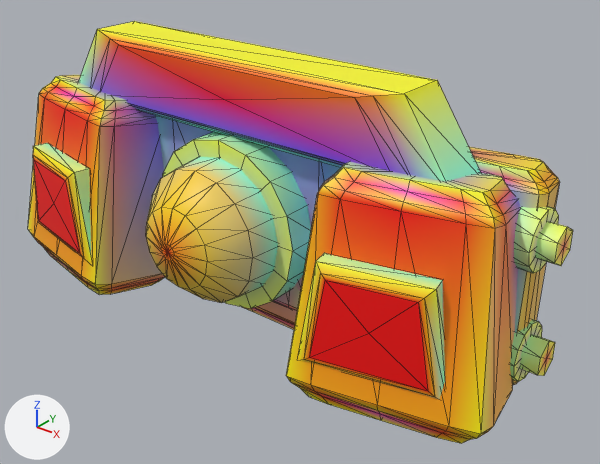
Before and after pictures for a commit that changed the glTF model models/parts/llm_gen_chest_armor_045_470b8e.glb.
One viewpoint serves both versions: a 50 mm lens placed at (30.6, -38.9, 23.1), pointed at (3.2, -4.7, 1.9). The lights are fixed; the arrows at lower left show +X, +Y and +Z. The first picture is the older version. Mesh edges are drawn as thin lines. Vertices at exactly the same position are counted once.

The first picture shows 'adapter_chest_lock_bolts_gold_r', 'adapter_pectoral_frame_r', 'adapter_sternum_collar_dark', 'collar_aero_spoiler_4_titanium_silver', 'intake_cowl_box_2_wing_white_l', 'intake_cowl_box_2_wing_white_r', 'intake_vane_fin_3_psycho_emerald_l', 'intake_vane_fin_3_psycho_emerald_r', 'reactor_core_orb_0_optic_cyan', 'reactor_gold_bezel_1_psycho_emerald' and 1 more.
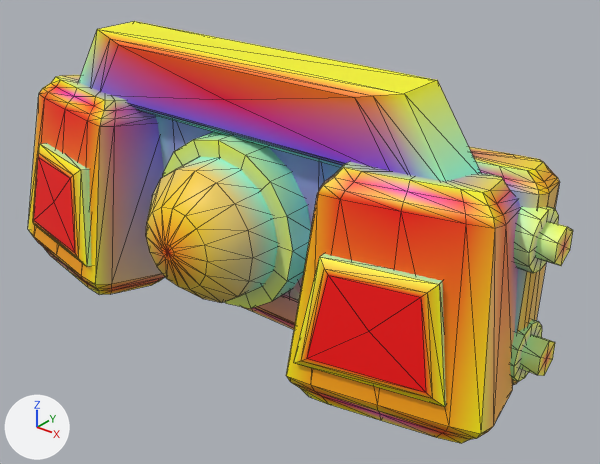
Location of each change, [x1, y1, x2, y2] in pixels of the pictures (600 x 464 px; the box of a moved part takes in the faces that stretch with it):
'intake_vane_fin_3_psycho_emerald_r', reshaped: before [299, 253, 445, 399]; after [294, 254, 446, 407]
'intake_vane_fin_3_psycho_emerald_l', reshaped: before [33, 143, 91, 263]; after [33, 143, 92, 267]
part 1 of me_intake_vane_fin_3_psycho_emerald_r, moved or reshaped: before [299, 253, 444, 397]; after [294, 254, 444, 398]
part 2 of me_intake_vane_fin_3_psycho_emerald_r, recoloured: before [302, 263, 445, 399]; after [295, 257, 446, 407]

The change, as a diff of the scene's bpy script:
```diff
--- a/models/parts/llm_gen_chest_armor_045_470b8e.glb.py
+++ b/models/parts/llm_gen_chest_armor_045_470b8e.glb.py
@@ me_intake_vane_fin_3_psycho_emerald_r @@
 # used by ob_intake_vane_fin_3_psycho_emerald_r; location = (0.0, 0.0, 0.0)
-me_intake_vane_fin_3_psycho_emerald_r.from_pydata(...)  # 26 vertices, 48 faces; spans x 7.98..16.02, y -11.3..-8.3, z -1.5..4.5
+me_intake_vane_fin_3_psycho_emerald_r.from_pydata(...)  # 26 vertices, 48 faces; spans x 8.07..16.1, y -11.64..-8.14, z -1.54..4.54
+# me_intake_vane_fin_3_psycho_emerald_r part 1: 26 of 26 vertices moved; they spanned x 7.98..16.02, y -11.3..-8.3, z -1.5..4.5 and now span x 8.07..16.1, y -11.64..-8.14, z -1.54..4.54; mean shift (0.0, 0.0, 0.0)
+# me_intake_vane_fin_3_psycho_emerald_r part 2: 23 kept faces spanning x 8.07..16.1, y -11.64..-8.14, z -1.54..4.54 get new vertex colours
 me_intake_vane_fin_3_psycho_emerald_r.materials.append(mat_defaultmaterial_009)
@@ me_intake_vane_fin_3_psycho_emerald_l @@
 # used by ob_intake_vane_fin_3_psycho_emerald_l; location = (0.0, 0.0, 0.0)
-me_intake_vane_fin_3_psycho_emerald_l.from_pydata(...)  # 26 vertices, 48 faces; spans x -16.02..-7.98, y -11.3..-8.3, z -1.5..4.5
+me_intake_vane_fin_3_psycho_emerald_l.from_pydata(...)  # 26 vertices, 48 faces; spans x -16.1..-8.07, y -11.64..-8.14, z -1.54..4.54
+# me_intake_vane_fin_3_psycho_emerald_l part 3: the whole mesh is rebuilt
 me_intake_vane_fin_3_psycho_emerald_l.materials.append(mat_defaultmaterial_010)
```
